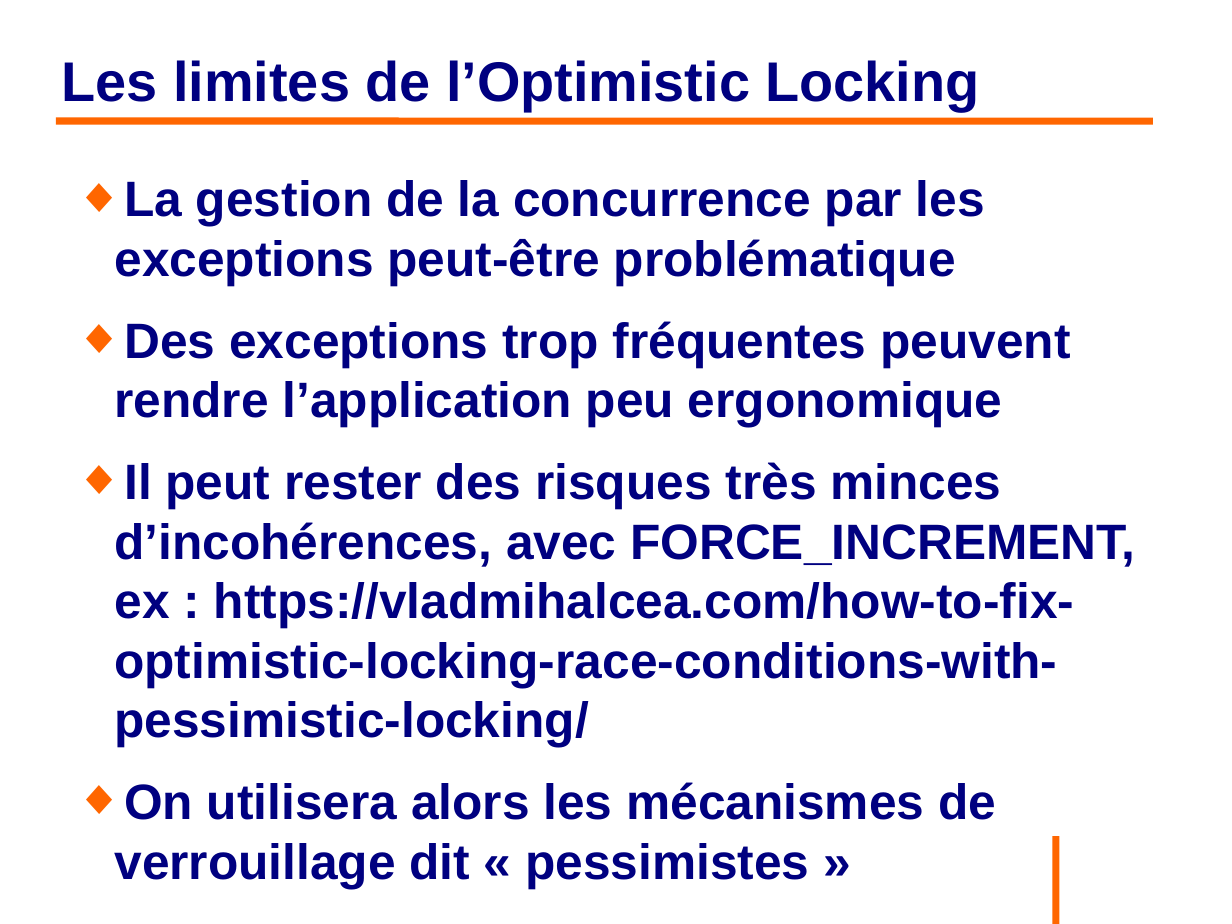
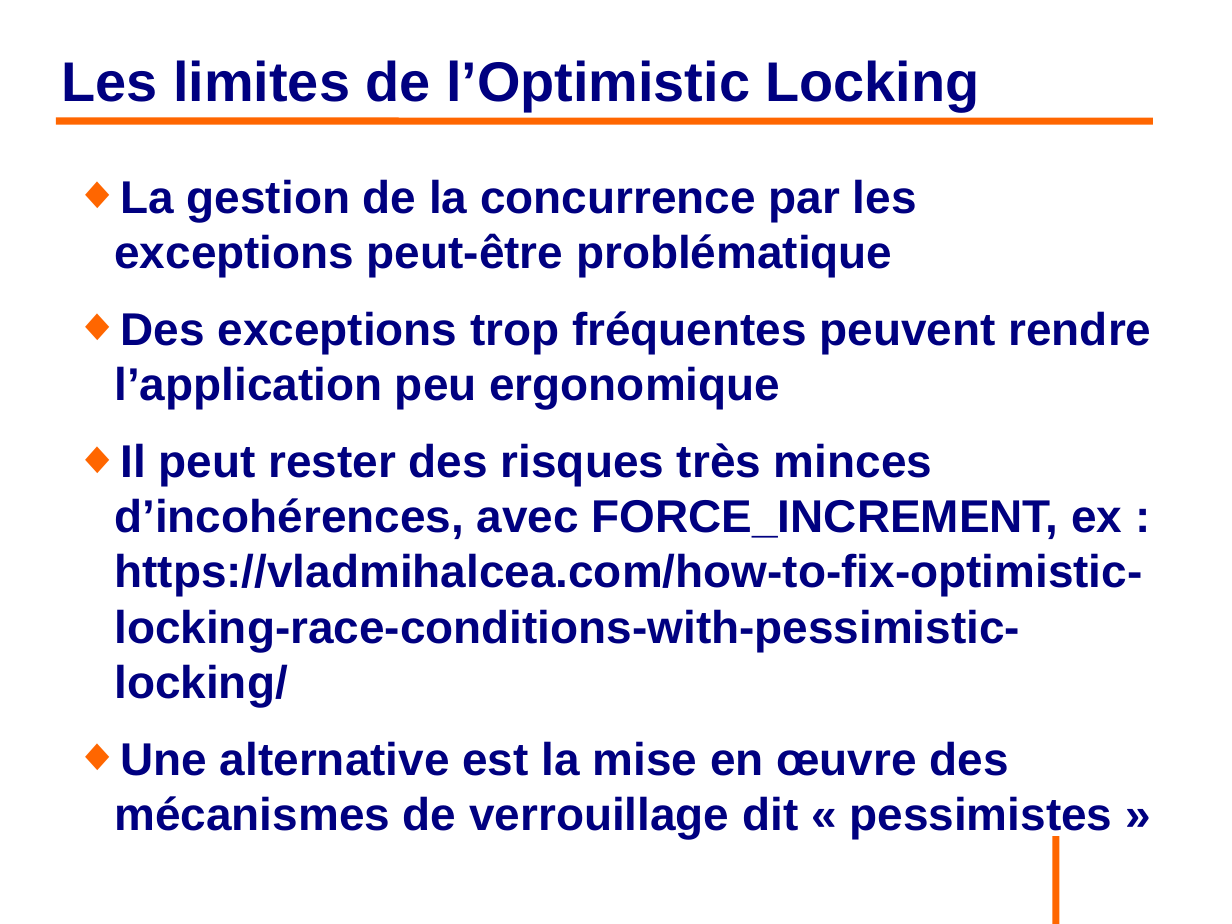
Before and after one commit to philphils/formation-hibernate-avancee, a slide deck: slide 105 of Documentation/diapo_formation_hibernate_avancee.odp (slide 103 before the commit). Drawn at 1232x924 pixels with LibreOffice and Linux fonts; fonts in the diff are those of the drawing; background and template pictures are left out. Boxes give left, top, right and bottom in pixels: in the first picture for what was removed or moved away, otherwise in the second. Text is boxed around its words. In the diff, an @@ line names an element or a change of style, - is before the commit and + after.

Commit message:
Relecture diapo partie Pessimistic locking

```diff
--- a/Documentation/diapo_formation_hibernate_avancee.odp
+++ b/Documentation/diapo_formation_hibernate_avancee.odp
@@ text at (114, 179, 1151, 707): size 32 to 29.6 pt in "La gestion de la concurrence par les ...", "Des exceptions trop fréquentes peuvent rendre l’application ...", "Il peut rester des risques très minces ..." @@
@@ text at (114, 741, 1112, 839): text changed; size 32 to 29.6 pt @@
-◆ On utilisera alors les mécanismes de verrouillage dit « pessimistes »
+◆ Une alternative est la mise en œuvre des mécanismes de verrouillage dit « pessimistes »
```
Also in this commit, not shown: 23 other slides changed, 6 slides added, 2 slides removed.
